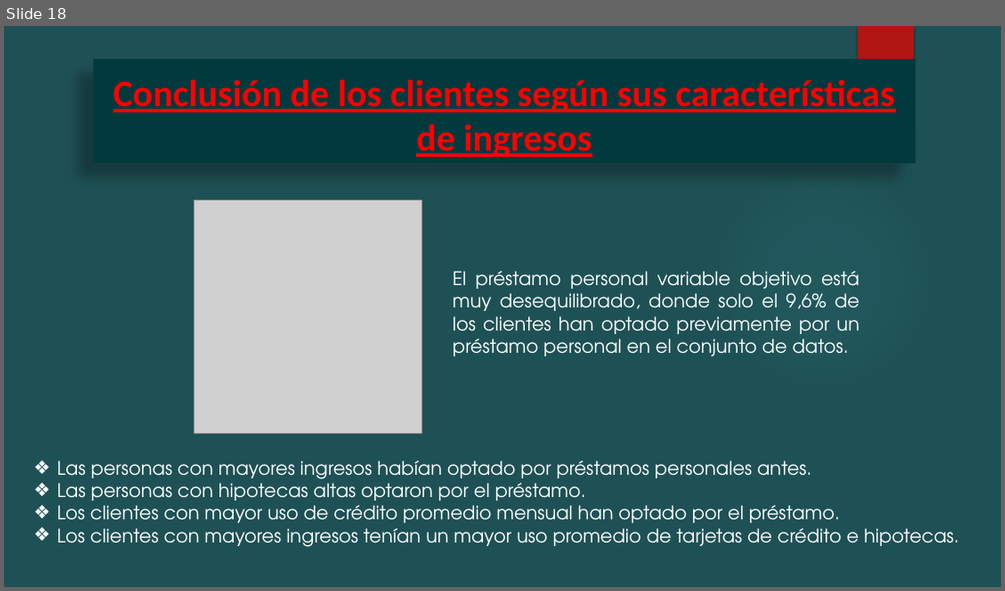
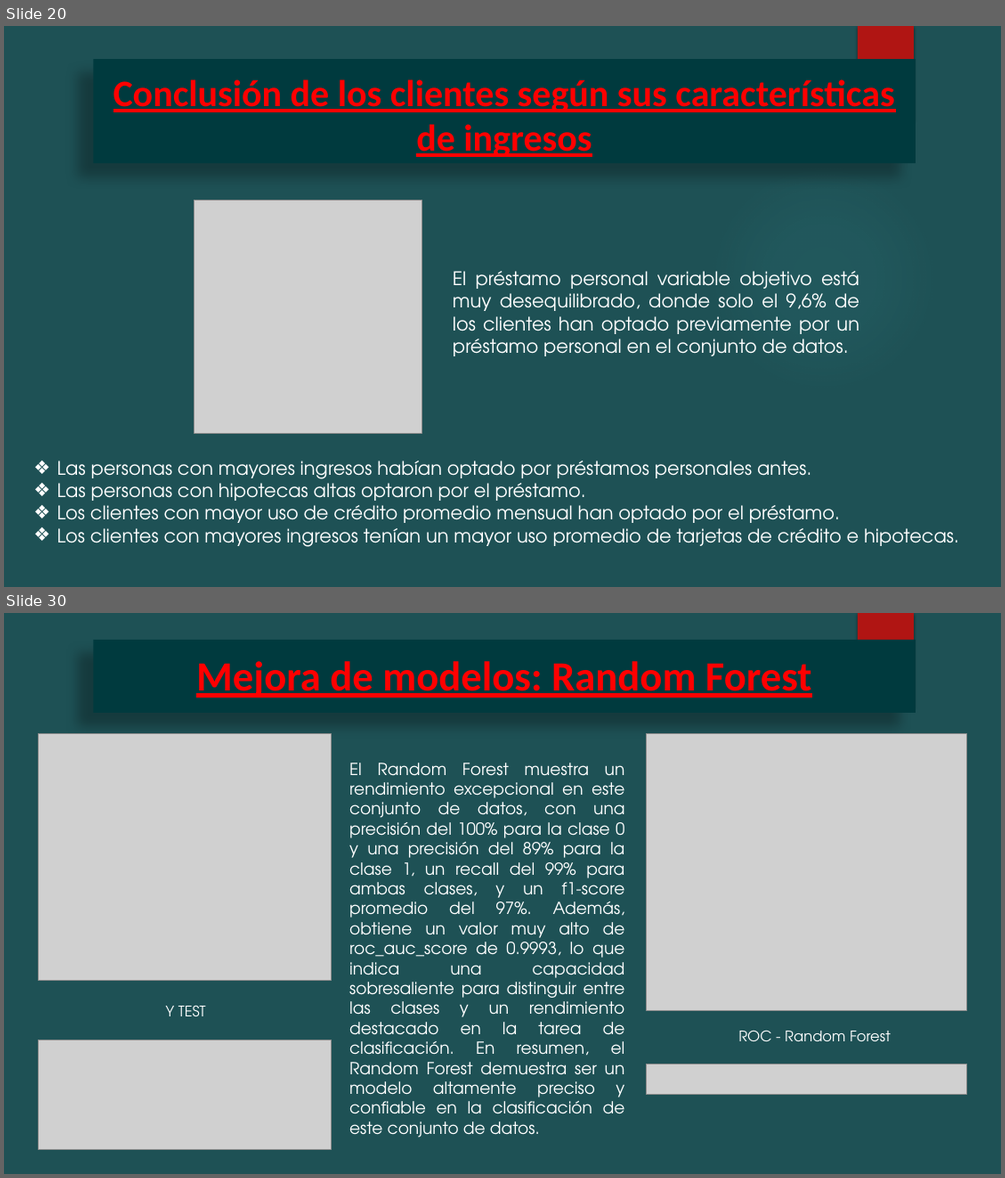
Before and after one commit to Augustobar1991/Proyecto-Coderhouse-Data-Science, a slide deck: Bank/Entrega/Modelado de Prestamos Personales Thera Bank.pptx. Shown one above the other, each under a label of ours: slide 18 before the commit, slides 20 and 30 after it; the slides between them are not shown. The pictures are 1005x591 and 1005x1178 pixels, drawn with LibreOffice and Linux fonts; fonts in the diff are those of the drawing; grey boxes stand for pictures; background and template pictures are left out. Boxes give left, top, right and bottom in pixels: in the first picture for what was removed or moved away, otherwise in the second. Text is boxed around its words. In the diff, an @@ line names an element or a change of style, - is before the commit and + after.

Commit message:
Entrega Final

```diff
--- a/Bank/Entrega/Modelado de Prestamos Personales Thera Bank.pptx
+++ b/Bank/Entrega/Modelado de Prestamos Personales Thera Bank.pptx
@@ slide 30 added at box(4, 613, 1001, 1174), background #1E5155; not listed: 1 template element that a slide beside it also shows @@
@@ title added at box(93, 639, 914, 713), fill #003A3E, 40 pt, text #FF0000, bold, underline @@
+Mejora de modelos: Random Forest
@@ picture added at box(39, 734, 331, 981) @@
@@ picture added at box(647, 734, 967, 1011) @@
@@ text added at box(349, 763, 625, 1137), 16 pt, text #FFFFFF @@
+El Random Forest muestra un rendimiento excepcional en este conjunto de datos, con una precisión del 100% para la clase 0 y una precisión del 89% para la clase 1, un recall del 99% para ambas clases, y un f1-score promedio del 97%. Además, obtiene un valor muy alto de roc_auc_score de 0.9993, lo que indica una capacidad sobresaliente para distinguir entre las clases y un rendimiento destacado en la tarea de clasificación. En resumen, el Random Forest demuestra ser un modelo altamente preciso y confiable en la clasificación de este conjunto de datos.
@@ text added at box(166, 1005, 206, 1016), 14 pt, text #FFFFFF @@
+Y TEST
@@ picture added at box(39, 1039, 331, 1149) @@
@@ text added at box(738, 1030, 890, 1041), 14 pt, text #FFFFFF @@
+ROC - Random Forest
@@ picture added at box(647, 1064, 967, 1094) @@
@@ what was slide 18 is now slide 20 @@
```
Also in this commit, not shown: 10 slides changed, 14 other slides added, 2 other files.
